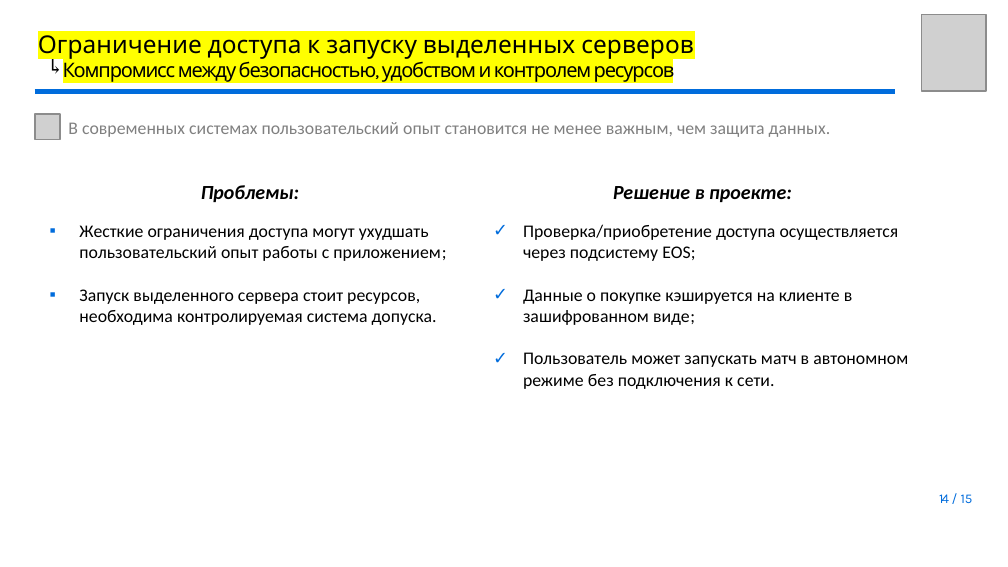
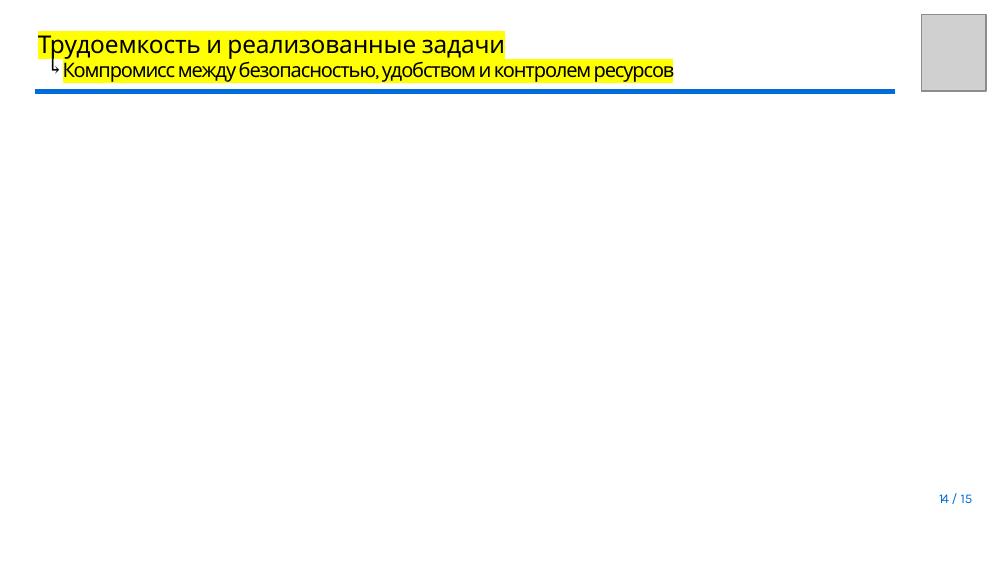
Before and after one commit to youngB0rrov/bmstu_doc, a slide deck: slide 14 of Master/Diploma/presentation/Презентация.pptx. Drawn at 1008x567 pixels with LibreOffice and Linux fonts; fonts in the diff are those of the drawing; grey boxes stand for pictures; background and template pictures are left out. Boxes give left, top, right and bottom in pixels: in the first picture for what was removed or moved away, otherwise in the second. Text is boxed around its words. In the diff, an @@ line names an element or a change of style, - is before the commit and + after.

```diff
--- a/Master/Diploma/presentation/Презентация.pptx
+++ b/Master/Diploma/presentation/Презентация.pptx
@@ title at (x1=38, y1=30, x2=505, y2=59): text changed @@
-Ограничение доступа к запуску выделенных серверов
+Трудоемкость и реализованные задачи
@@ picture removed at (x1=35, y1=115, x2=61, y2=141) @@
@@ text removed at (x1=68, y1=122, x2=831, y2=137) @@
-В современных системах пользовательский опыт становится не менее важным, чем защита данных.
@@ text removed at (x1=201, y1=185, x2=299, y2=202) @@
-Проблемы:
@@ text removed at (x1=613, y1=186, x2=792, y2=202) @@
-Решение в проекте:
@@ text removed at (x1=79, y1=225, x2=446, y2=325) @@
-▪ Жесткие ограничения доступа могут ухудшать пользовательский опыт работы с приложением;
-▪ Запуск выделенного сервера стоит ресурсов, необходима контролируемая система допуска.
@@ text removed at (x1=523, y1=224, x2=908, y2=389) @@
-✓ Проверка/приобретение доступа осуществляется
-  через подсистему EOS;
-✓ Данные о покупке кэшируется на клиенте в
-  зашифрованном виде;
-✓ Пользователь может запускать матч в автономном
-  режиме без подключения к сети.
```
Also in this commit, not shown: 1 other slide changed, 1 slide added, 1 slide removed, 5 other files.
